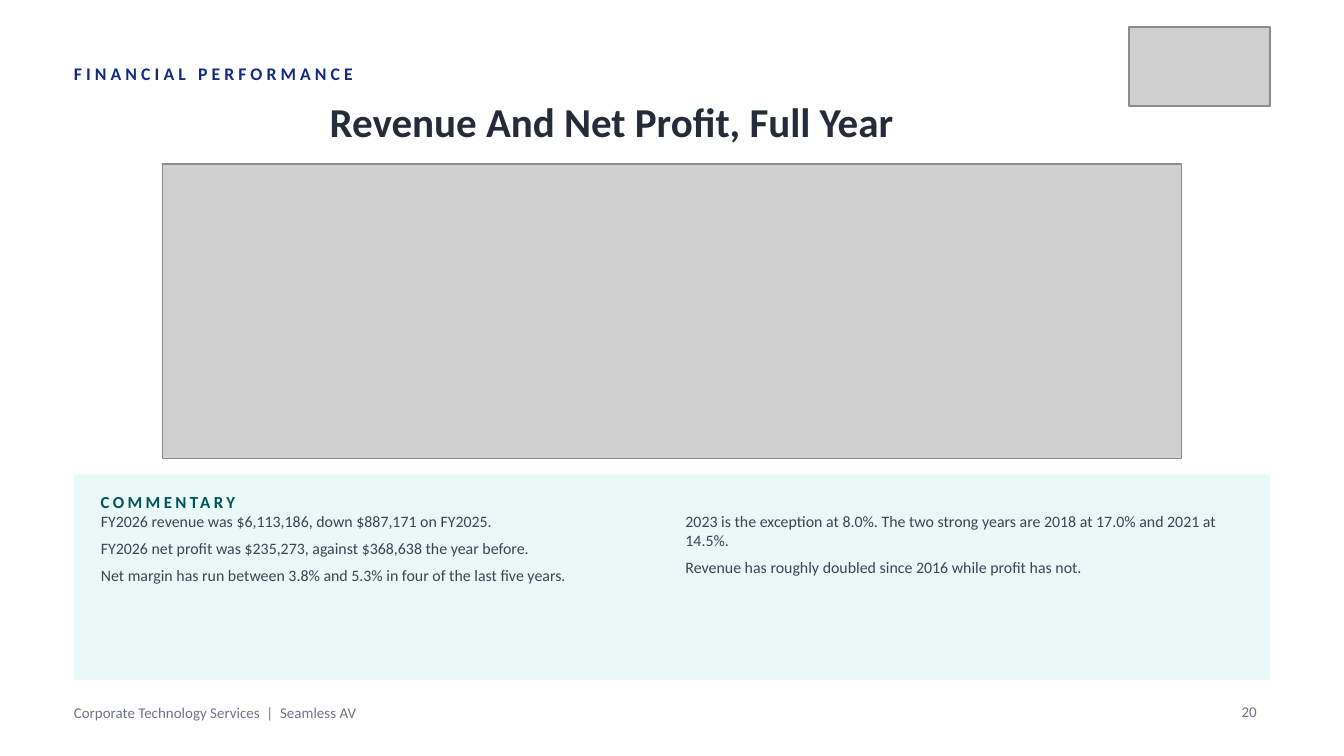
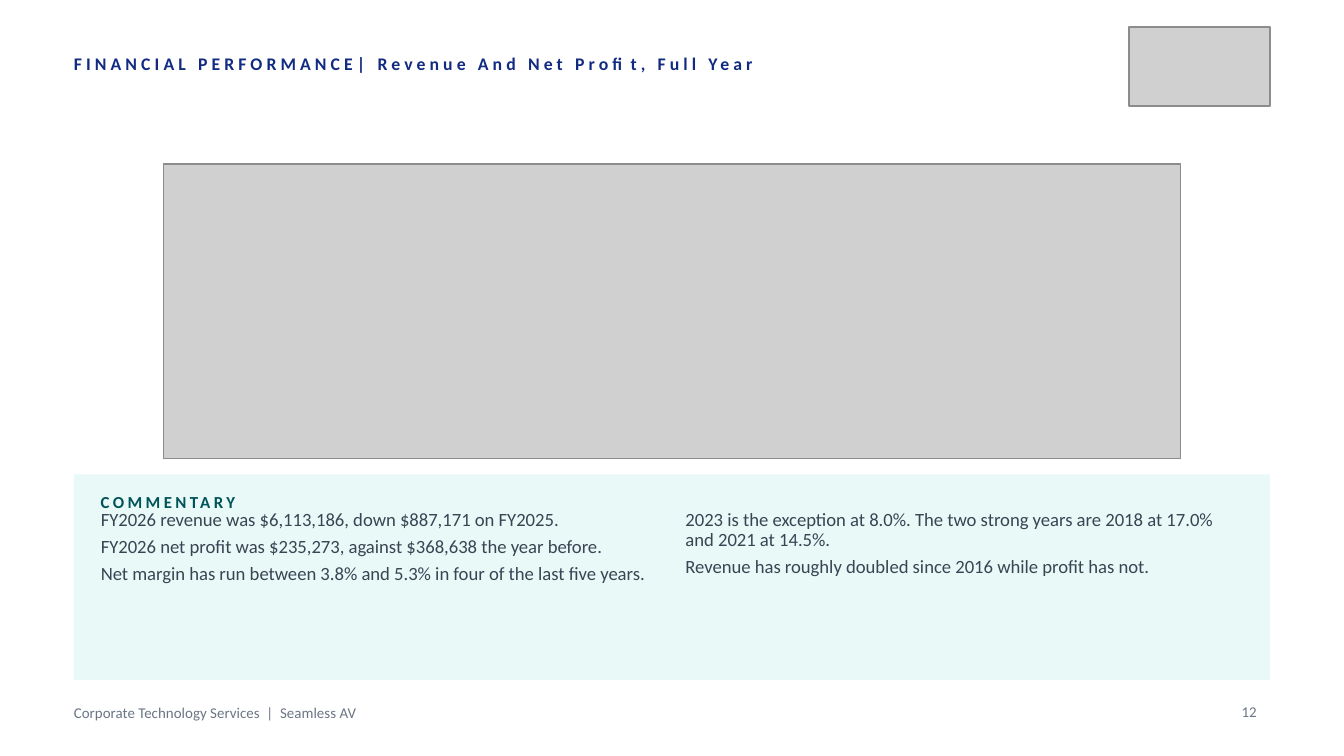
Before and after one commit to WesleyNelson-O33/Claude, a slide deck: slide 12 of deck/CTS Quarterly Business Review - Q1 FY2027.pptx (slide 20 before the commit). Drawn at 1344x756 pixels with LibreOffice and Linux fonts; fonts in the diff are those of the drawing; grey boxes stand for pictures. Boxes give left, top, right and bottom in pixels: in the first picture for what was removed or moved away, otherwise in the second. Text is boxed around its words. In the diff, an @@ line names an element or a change of style, - is before the commit and + after.

```diff
--- a/deck/CTS Quarterly Business Review - Q1 FY2027.pptx
+++ b/deck/CTS Quarterly Business Review - Q1 FY2027.pptx
@@ text at bbox=[74, 68, 353, 80]: text changed @@
-FINANCIAL PERFORMANCE
+FINANCIAL PERFORMANCE| Revenue And Net Profit, Full Year
@@ text removed at bbox=[330, 108, 893, 143] @@
-Revenue And Net Profit, Full Year
@@ text "FY2026 revenue was $6,113,186, down ..." at bbox=[101, 513, 645, 583]: size 8.5 to 10 pt @@
@@ text "2023 is the exception at ..." at bbox=[685, 513, 1212, 576]: size 8.5 to 10 pt @@
@@ page number at bbox=[1242, 707, 1257, 717]: text changed @@
-20
+12
```
Also in this commit, not shown: 23 other slides changed, 3 slides added, 26 slides removed, 8 other files.
